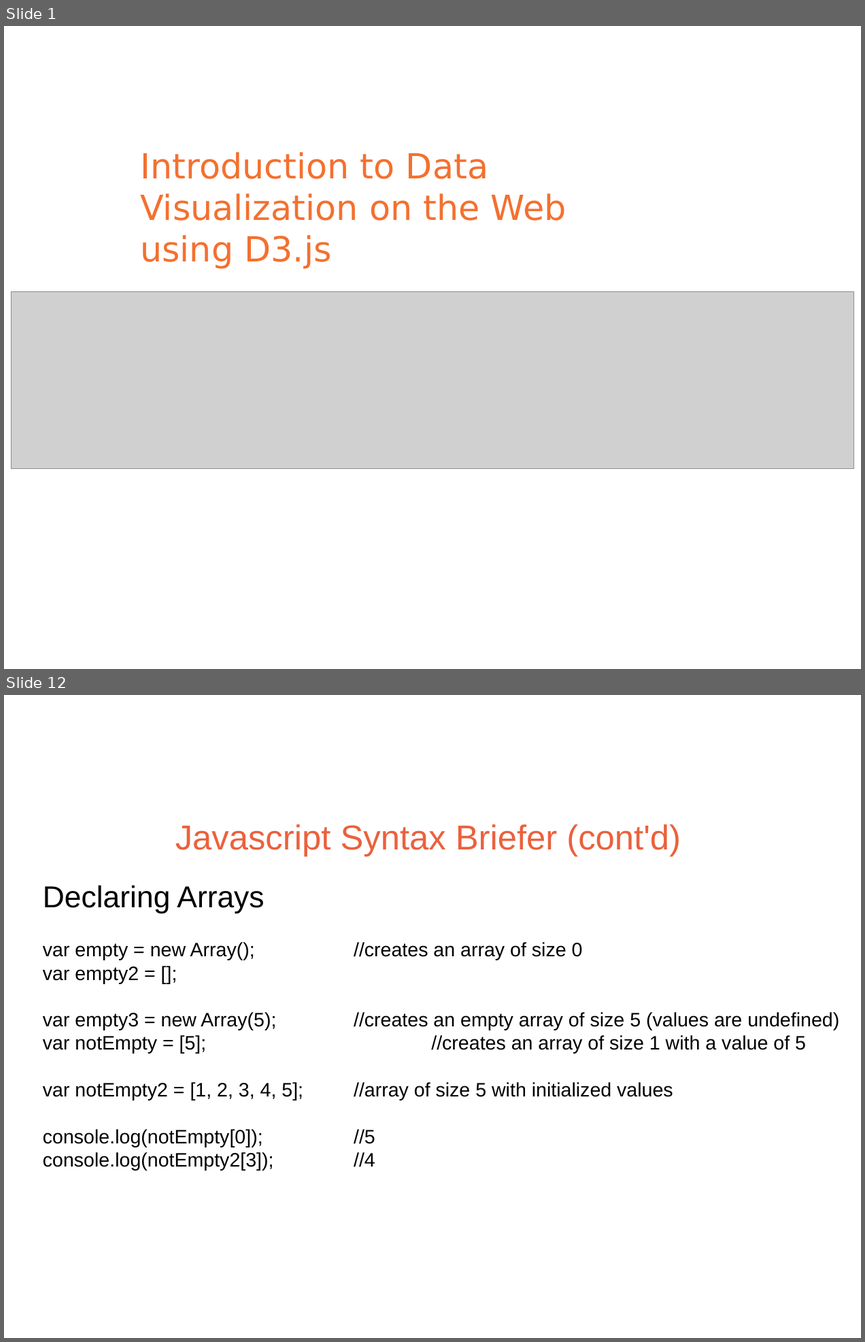
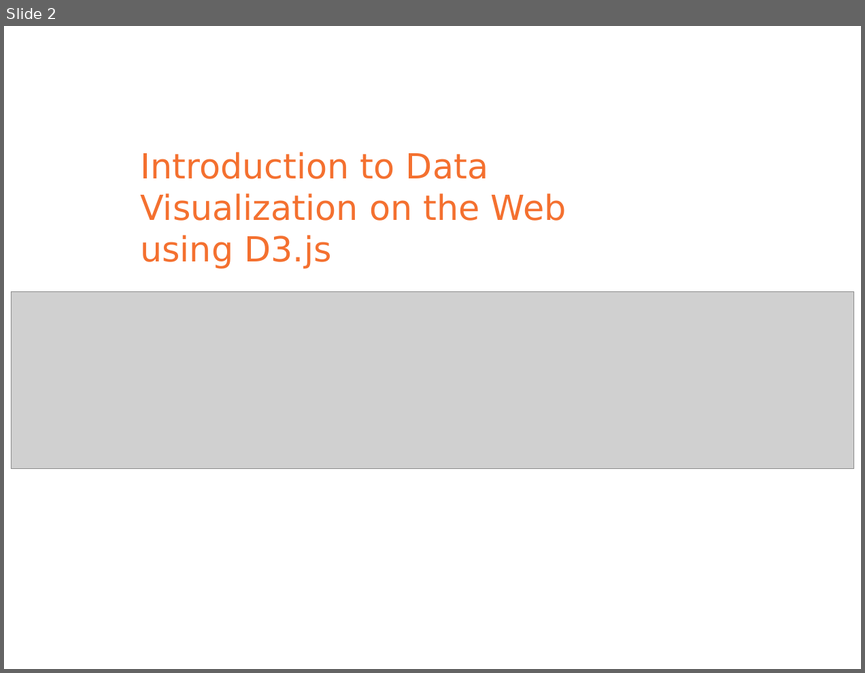
Before and after one commit to ChristianWeeks/d3-LessonPlan, a slide deck: Powerpoint/D3WorkshopCaweeks.pptx. Shown one above the other, each under a label of ours: slides 1 and 12 before the commit, slide 2 after it; the slides between them are not shown. The pictures are 865x1342 and 865x673 pixels, drawn with LibreOffice and Linux fonts; fonts in the diff are those of the drawing; grey boxes stand for pictures. Boxes give left, top, right and bottom in pixels: in the first picture for what was removed or moved away, otherwise in the second. Text is boxed around its words. In the diff, an @@ line names an element or a change of style, - is before the commit and + after.

```diff
--- a/Powerpoint/D3WorkshopCaweeks.pptx
+++ b/Powerpoint/D3WorkshopCaweeks.pptx
@@ slide 12 removed at box(4, 695, 861, 1338), background #FFFFFF @@
@@ text removed at box(175, 824, 681, 856) @@
-Javascript Syntax Briefer (cont'd)
@@ text removed at box(43, 885, 839, 1170) @@
-Declaring Arrays
-var empty = new Array(); //creates an array of size 0
-var empty2 = [];
-var empty3 = new Array(5); //creates an empty array of size 5 (values are undefined)
-var notEmpty = [5]; //creates an array of size 1 with a value of 5
-var notEmpty2 = [1, 2, 3, 4, 5]; //array of size 5 with initialized values
-console.log(notEmpty[0]); //5
-console.log(notEmpty2[3]); //4
@@ what was slide 1 is now slide 2 @@
```
Also in this commit, not shown: 7 slides changed, 3 slides added, 4 other slides removed, 10 other files.
